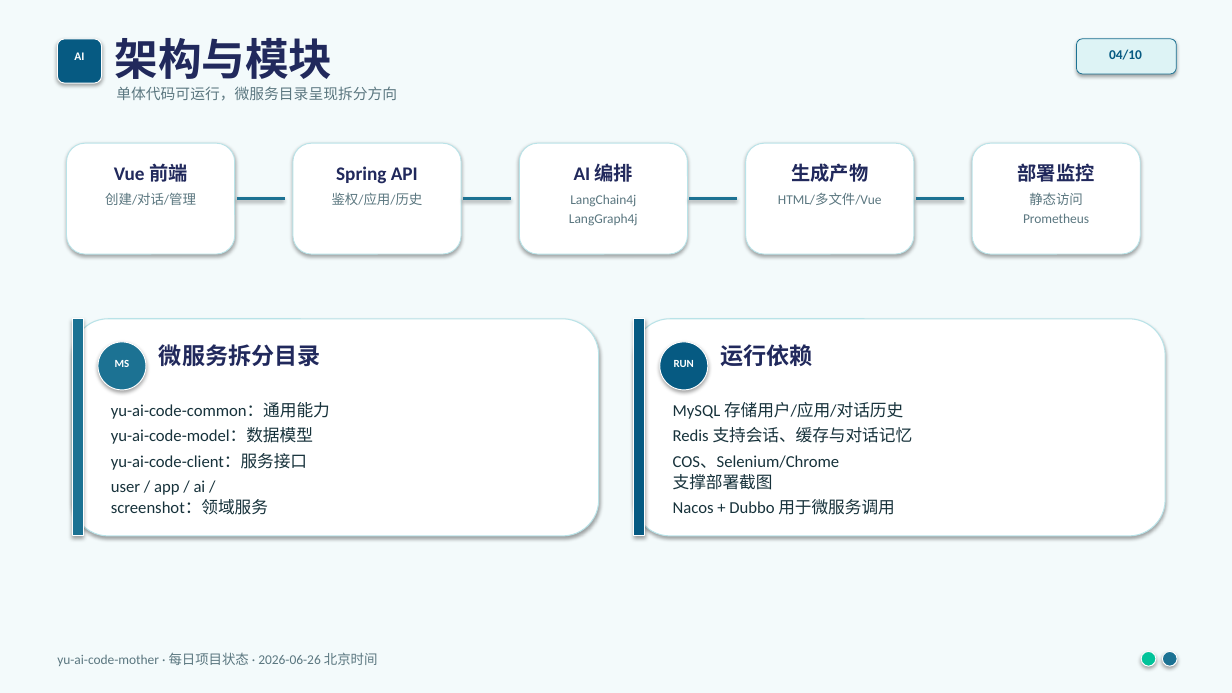
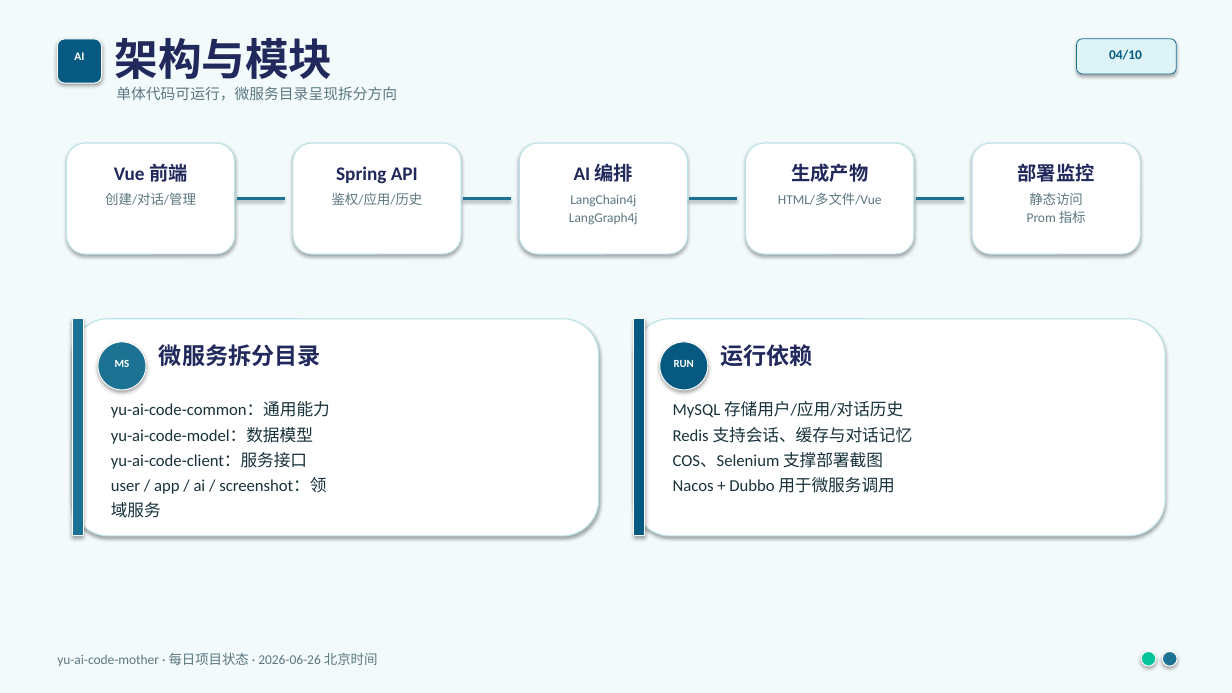
Before and after one commit to liyupi/yu-ai-code-mother, a slide deck: slide 4 of docs/reports/project-status-2026-06-26.pptx. Drawn at 1232x693 pixels with LibreOffice and Linux fonts; fonts in the diff are those of the drawing. Boxes give left, top, right and bottom in pixels: in the first picture for what was removed or moved away, otherwise in the second. Text is boxed around its words. In the diff, an @@ line names an element or a change of style, - is before the commit and + after.

```diff
--- a/docs/reports/project-status-2026-06-26.pptx
+++ b/docs/reports/project-status-2026-06-26.pptx
@@ text at [1027, 211, 1086, 223]: text changed @@
-Prometheus
+Prom 指标
@@ text at [111, 477, 326, 518]: text changed @@
-user / app / ai /
-screenshot：领域服务
+user / app / ai / screenshot：领
+域服务
@@ text at [673, 452, 883, 468]: text changed @@
-COS、Selenium/Chrome
-支撑部署截图
+COS、Selenium 支撑部署截图
```
Also in this commit, not shown: 9 other slides changed.
